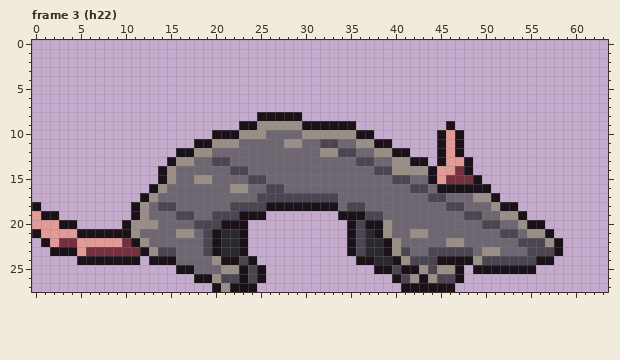
Pixel-art file: assets/source/characters/rat/rat_size_study.ase. This is how it looked before the edit.
64x28 pixels, 3 frames. Shown: frame 3 (h22). The commit also changed other frames, which this record leaves out.
New version:
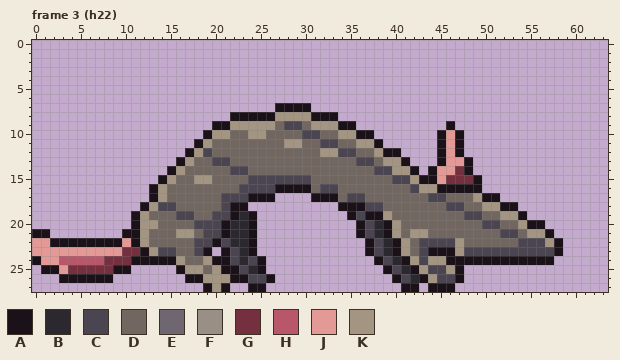
Palette (. is transparent): A #1a1218  B #2b2830  C #4a4550  D #716760  E #6e6670  F #9a8f86  G #74303f  H #b8576a  J #e39a96  K #a39581
Edits made:
Changed rows in their new state; - is an unchanged pixel.
Frame 3 (h22):
first column x 0:
 7 ---------------------------AAAA---------------------------
 8 ----------------------AAA--KKKKAAA------------------------
 9 --------------------AAKKKKKDCCDKKK------------------------
10 -------------------AKKDDKKDDDDCCDDKK----------------------
11 -------------------KDDDDDDDDKKDD--DDKK-.------------------
12 ----------------.-KCDDDDDDDDDDDDKK--DDKA-.----------------
13 ---------------.AKDD--DDDDDDDDDDDDDD--DKKA..--------------
14 --------------.AKDDDDD--DDDDDDDDDDDDDD--KKA.--------------
15 ---------------KDDKKDDDD--CCCCCDDDDDDDDD--KA--------------
16 --------------KDDDDDDDDCCC-AAAADCCDDDDDDDD-KK-----.-------
17 ------------.AKDDDDDDCCCAAA....AAADCCDDDDDDD--DDDKA-------
18 .----------.AK--DDDDDCAA..........AAACCDDDDDDD--DDKK------
19 ...---------KDDD--DD--AB-.--------.-CAAKDDDDDDDD--DDKK----
20 .....-----.AKKDDDD----BBA----------.ACBAKDDDDDDDDD--DDK---
21 -A........-AKDDDKKD-CA-BA----------.ACBAKDKKDDDDDDDD--DKK-
22 JJAAAAAAAAJ-KDDDDDC--C-BA----------..ACBAKDCCCCKDDDDDD---K
23 JJJJJ-JJJJ---K--DDCA.ACBA----------..ACBAKDCAAAK-CCCCCC---
24 AJJHHHHHGGG-A---KDDKA-CBCA----------..ACBAK-KK---AAAAAAA--
25 -AAJGGGGGAA------KKDKAACB-------------.--B-K-CK--.......--
26 ---AAAAAA--------A-KKKA--CA---------------B-K-------------
27 -------------------AKA..-A-----------------.--------------
